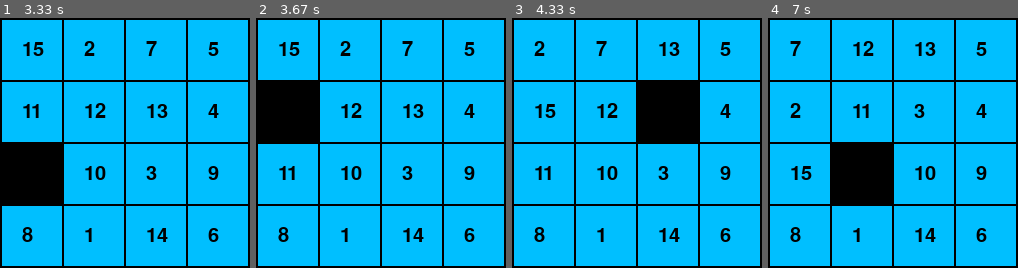
Above: before the commit, frames 1-4 (left to right).
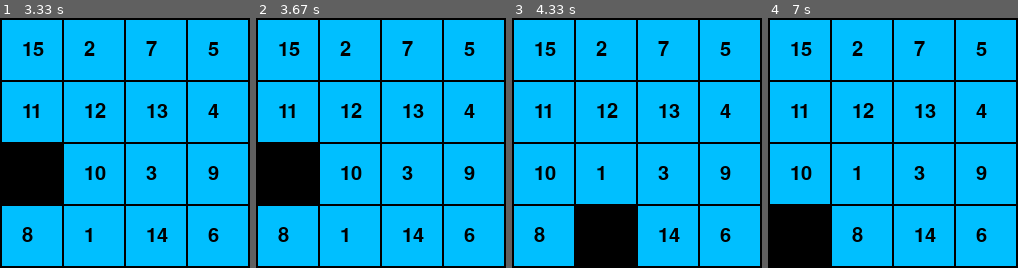
Above: after the commit, the same moments.

Repository: mtaziz/python_projects
Game: pygame game, started from Sliding Puzzle Game (GUI).py
Two runs of this game, one before a commit and one after it. Both use one fixed random seed, a clock stepped at 60 frames per second and the inputs below.
Inputs:
- Up to frame 1 (3.33 s): tap Enter at 0.33, 0.67 s; hold Down from 3.07 s (still down)
- Up to frame 2 (3.67 s): release Down at 3.53 s; hold Left from 3.57 s (still down)
- Up to frame 3 (4.33 s): release Left at 3.97 s; hold Up from 4 s (still down)
- Up to frame 4 (7 s): release Up at 4.37 s; hold Right 4.4-5.03 s; hold Down 5.07-5.43 s; hold Left 5.47-5.93 s; hold Right 5.97-6.43 s; hold Up 6.47-6.77 s

Frame 1 is identical in both runs. In frame 2, 11% of the frame differs, in the area x 0-25%, y 25-75%; in frame 3, 13%; in frame 4, 14%, in the area x 0-68%, y 9-100%.

Commit message:
Update Sliding Puzzle Game (GUI).py

Diff:
--- a/Sliding Puzzle Game (GUI).py
+++ b/Sliding Puzzle Game (GUI).py
@@ -82,6 +82,8 @@
 
     # Gameloop
     while not game_exit:
+        black_block_size = 60
+
         if game_win:
             keys = pygame.key.get_pressed()
             if keys[pygame.K_RETURN]:
@@ -91,41 +93,39 @@
             if event.type == pygame.QUIT:
                 pygame.quit()
 
-        # Capturing keys for controls
-        keys = pygame.key.get_pressed()
-
-        black_block_size = 60
-
-        # Controls
-        if keys[pygame.K_DOWN] and black_block_coordinates[0][1] > black_block_size + 2:
-            black_block_coordinates[1][0], black_block_coordinates[1][1] = black_block_coordinates[0][0], black_block_coordinates[0][1]
-            black_block_coordinates[0][1] -= black_block_size + 2
-
-            # Pausing time for smooth controls
-            time.sleep(0.2)
-
-        if keys[pygame.K_UP] and black_block_coordinates[0][
-            1] < screen_height - black_block_size - black_block_size + 2:
-            black_block_coordinates[1][0], black_block_coordinates[1][1] = black_block_coordinates[0][0], black_block_coordinates[0][1]
-            black_block_coordinates[0][1] += black_block_size + 2
-
-            # Pausing time for smooth controls
-            time.sleep(0.2)
-
-        if keys[pygame.K_RIGHT] and black_block_coordinates[0][0] > black_block_size + 2:
-            black_block_coordinates[1][0], black_block_coordinates[1][1] = black_block_coordinates[0][0], black_block_coordinates[0][1]
-            black_block_coordinates[0][0] -= black_block_size + 2
-
-            # Pausing time for smooth controls
-            time.sleep(0.2)
-
-        if keys[pygame.K_LEFT] and black_block_coordinates[0][
-            0] < screen_width - black_block_size - black_block_size + 2:
-            black_block_coordinates[1][0], black_block_coordinates[1][1] = black_block_coordinates[0][0], black_block_coordinates[0][1]
-            black_block_coordinates[0][0] += black_block_size + 2
-
-            # Pausing time for smooth controls
-            time.sleep(0.2)
+            # Capturing keys for controls
+            if event.type == pygame.KEYDOWN:
+
+                # Controls
+                if event.key == pygame.K_DOWN and black_block_coordinates[0][1] > black_block_size + 2:
+                    black_block_coordinates[1][0], black_block_coordinates[1][1] = black_block_coordinates[0][0], black_block_coordinates[0][1]
+                    black_block_coordinates[0][1] -= black_block_size + 2
+
+                    # Pausing time for smooth controls
+                    time.sleep(0.2)
+
+                if event.key == pygame.K_UP and black_block_coordinates[0][
+                    1] < screen_height - black_block_size - black_block_size + 2:
+                    black_block_coordinates[1][0], black_block_coordinates[1][1] = black_block_coordinates[0][0], black_block_coordinates[0][1]
+                    black_block_coordinates[0][1] += black_block_size + 2
+
+                    # Pausing time for smooth controls
+                    time.sleep(0.2)
+
+                if event.key == pygame.K_RIGHT and black_block_coordinates[0][0] > black_block_size + 2:
+                    black_block_coordinates[1][0], black_block_coordinates[1][1] = black_block_coordinates[0][0], black_block_coordinates[0][1]
+                    black_block_coordinates[0][0] -= black_block_size + 2
+
+                    # Pausing time for smooth controls
+                    time.sleep(0.2)
+
+                if event.key == pygame.K_LEFT and black_block_coordinates[0][
+                    0] < screen_width - black_block_size - black_block_size + 2:
+                    black_block_coordinates[1][0], black_block_coordinates[1][1] = black_block_coordinates[0][0], black_block_coordinates[0][1]
+                    black_block_coordinates[0][0] += black_block_size + 2
+
+                    # Pausing time for smooth controls
+                    time.sleep(0.2)
 
 
         # Plotting black block
